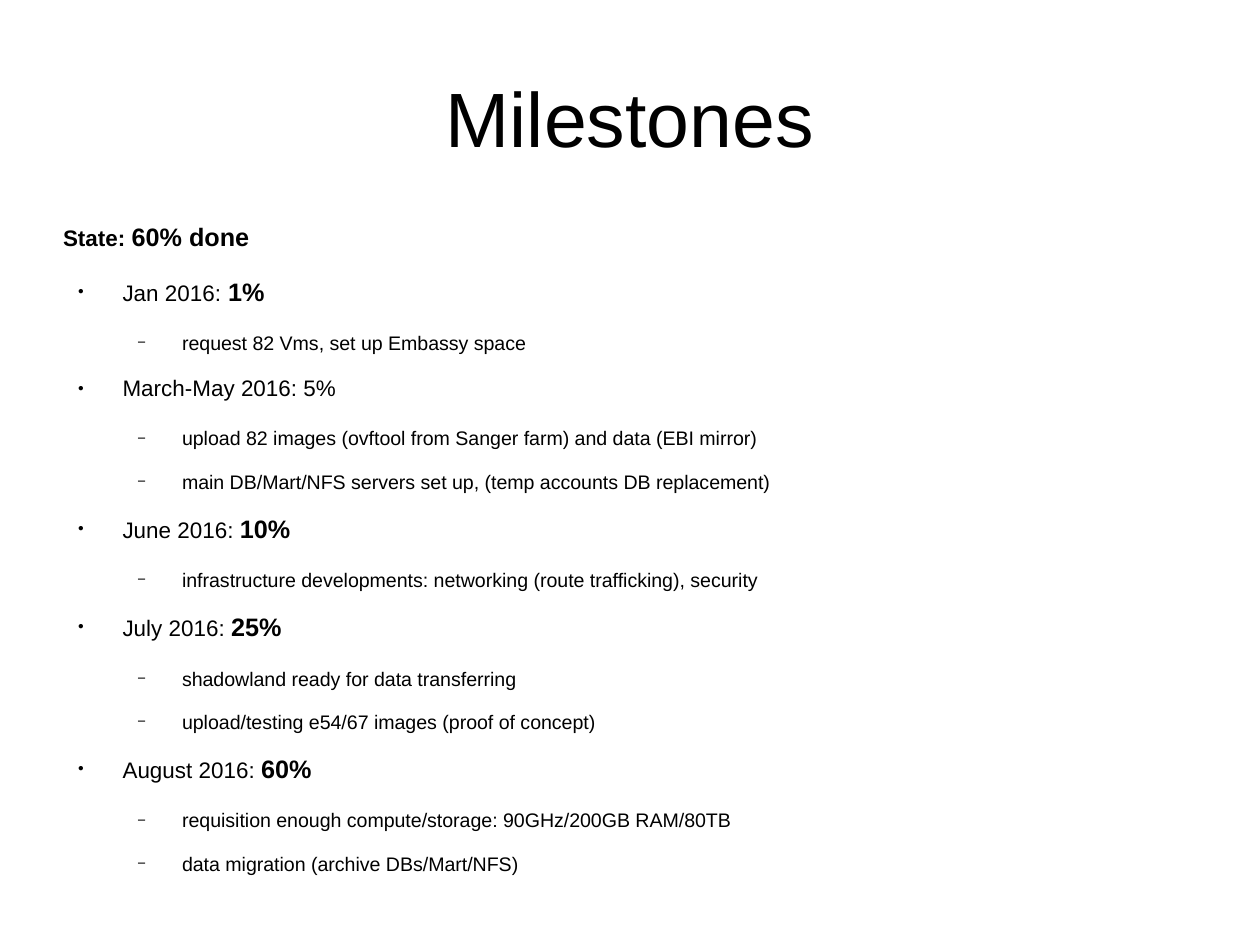
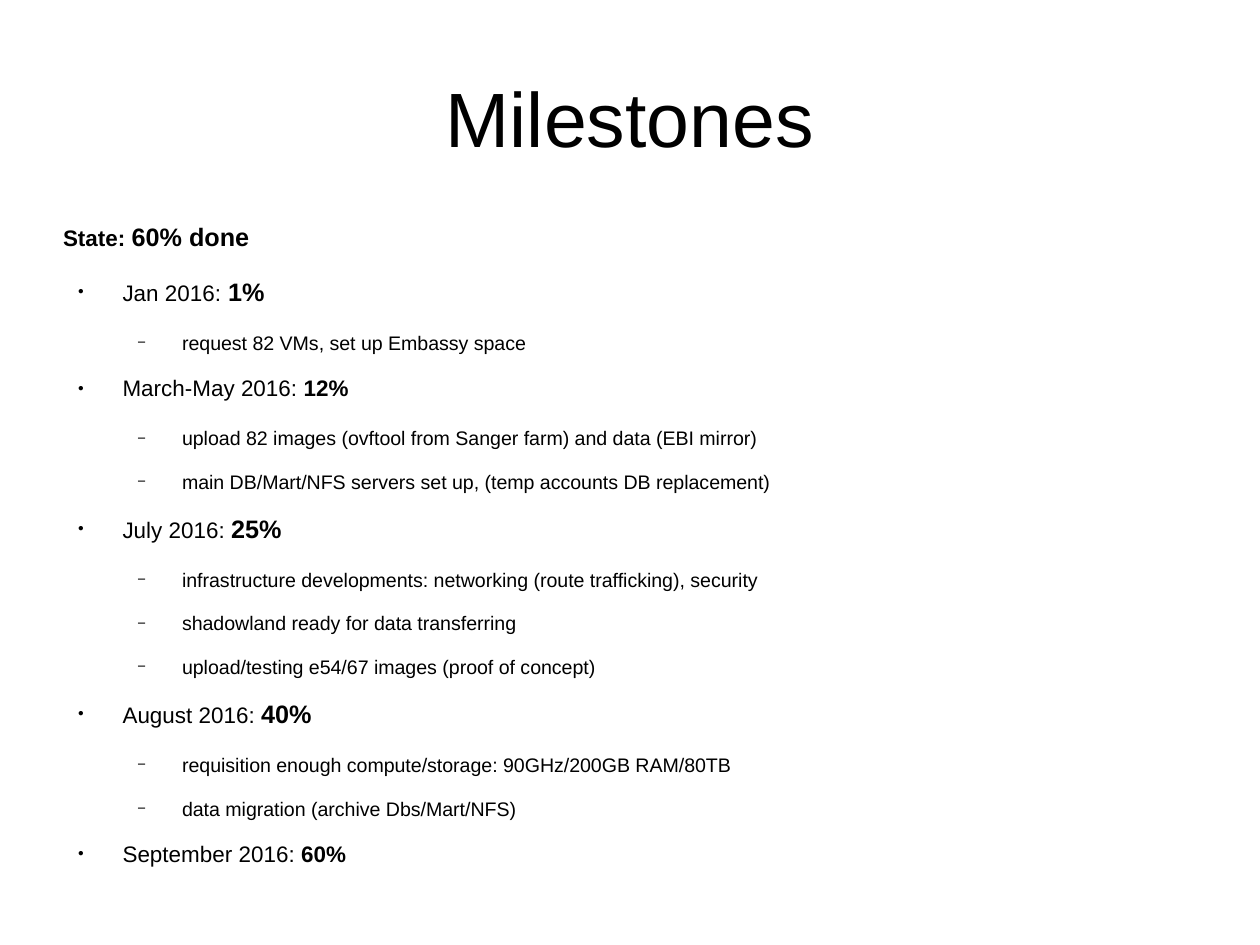
Before and after one commit to avullo/ensembl-migration-pm, a slide deck: slide 19 of data-review-10-16/talk.odp. Drawn at 1260x945 pixels with LibreOffice and Linux fonts; fonts in the diff are those of the drawing; background and template pictures are left out. Boxes give left, top, right and bottom in pixels: in the first picture for what was removed or moved away, otherwise in the second. Text is boxed around its words. In the diff, an @@ line names an element or a change of style, - is before the commit and + after.

```diff
--- a/data-review-10-16/talk.odp
+++ b/data-review-10-16/talk.odp
@@ text at (123, 335, 526, 401): text changed @@
-  − request 82 Vms, set up Embassy space
-● March-May 2016: 5%
+  − request 82 VMs, set up Embassy space
+● March-May 2016: 12%
@@ text at (123, 520, 281, 543): text changed @@
-● June 2016: 10%
+● July 2016: 25%
@@ text at (123, 618, 281, 641): paragraph removed @@
-● July 2016: 25%
@@ text at (123, 705, 311, 728): text changed @@
-● August 2016: 60%
+● August 2016: 40%
@@ text at (123, 801, 516, 867): text changed @@
-  − data migration (archive DBs/Mart/NFS)
+  − data migration (archive Dbs/Mart/NFS)
+● September 2016: 60%
```
Also in this commit, not shown: 3 other slides changed, 4 other files.
